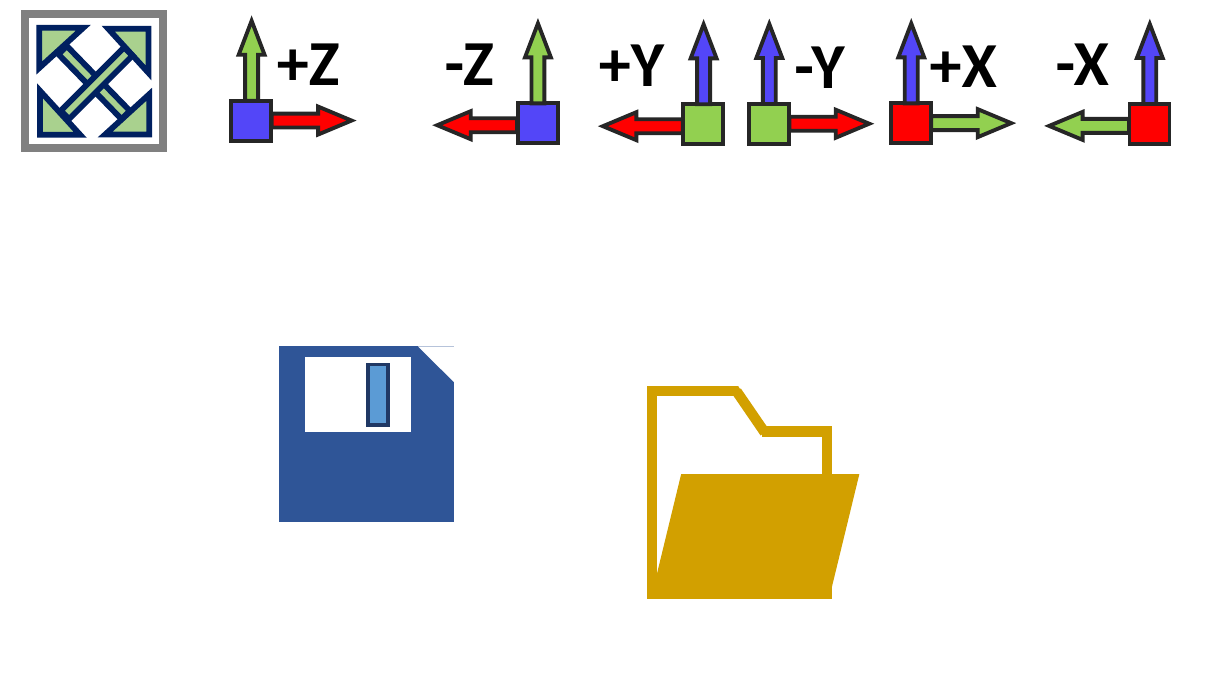
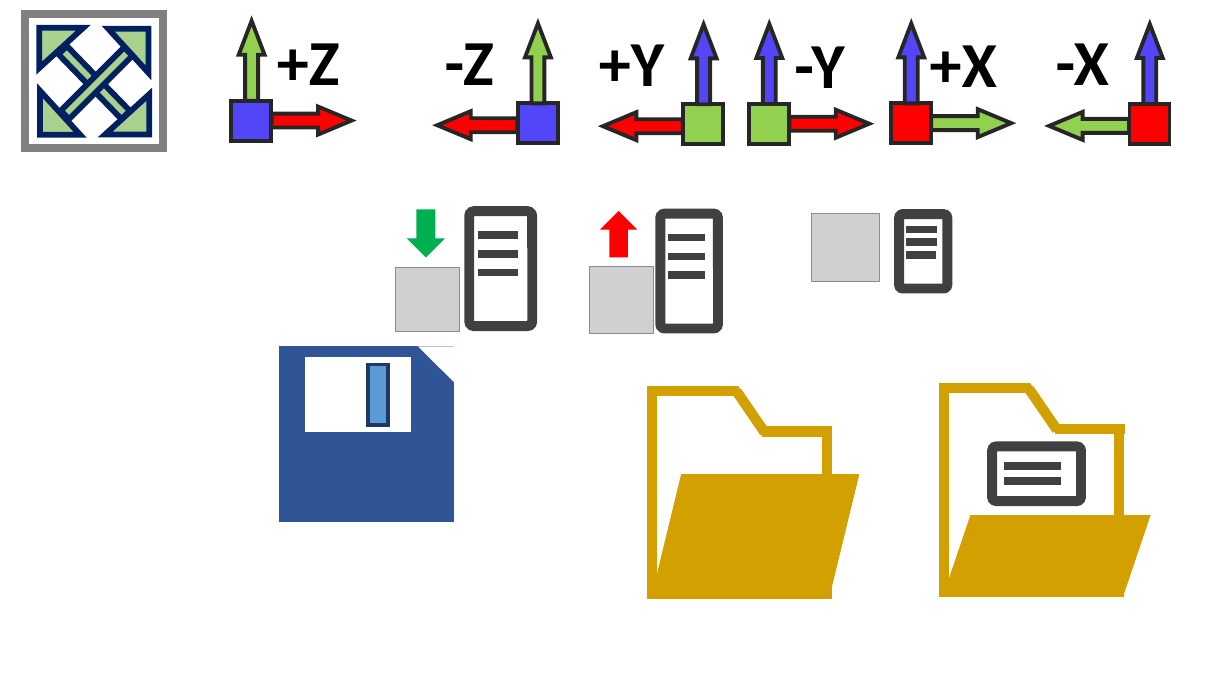
Before and after one commit to luchete80/fluxsol, a slide deck: slide 1 of FluxSol-CAE/Icons/Icons.pptx. Drawn at 1232x693 pixels with LibreOffice and Linux fonts; fonts in the diff are those of the drawing; grey boxes stand for pictures. Boxes give left, top, right and bottom in pixels: in the first picture for what was removed or moved away, otherwise in the second. Text is boxed around its words. In the diff, an @@ line names an element or a change of style, - is before the commit and + after.

```diff
--- a/FluxSol-CAE/Icons/Icons.pptx
+++ b/FluxSol-CAE/Icons/Icons.pptx
@@ up arrow added at [409, 210, 444, 256], fill #00B050, outline #00B050 1 pt @@
@@ up arrow added at [602, 212, 636, 257], fill #FF0000, outline #FF0000 1 pt @@
@@ picture added at [812, 213, 880, 282] @@
@@ picture added at [396, 268, 458, 332] @@
@@ picture added at [589, 267, 653, 334] @@
@@ group added at [899, 214, 947, 288]: 3 lines, 1 rounded rectangle @@
@@ group added at [470, 212, 532, 326]: 3 lines, 1 rounded rectangle @@
@@ group added at [661, 213, 718, 328]: 3 lines, 1 rounded rectangle @@
@@ rectangle added at [945, 388, 1119, 592], fill #FFFFFF, outline #D2A000 8 pt @@
@@ line added from (1030, 389) to (1057, 430), #D2A000 8 pt @@
@@ trapezoid added at [1031, 382, 1217, 428], fill #FFFFFF, outline #FFFFFF 1 pt @@
@@ rounded rectangle added at [993, 446, 1081, 501], fill #FFFFFF, outline #404040 7.75 pt @@
@@ line added from (1055, 429) to (1125, 429), #D2A000 8 pt @@
@@ line added from (1005, 466) to (1062, 466), #404040 6 pt @@
@@ line added from (1005, 482) to (1061, 482), #404040 6 pt @@
@@ parallelogram added at [945, 516, 1150, 594], fill #D2A000, outline #D2A000 1 pt @@
```
Also in this commit, not shown: 1 other slide changed, 6 other files.
